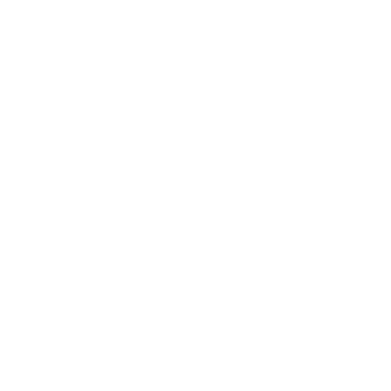
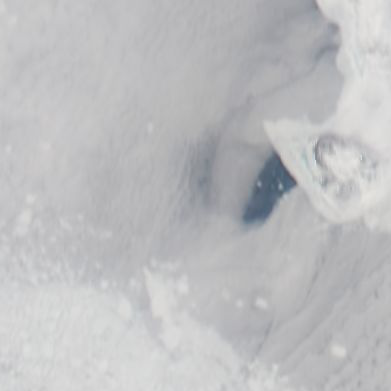
Two versions of the same layered image (391px x 391px). Layer-by-layer changes:
added layer "171_bering_strait_100km_20120523.aqua.truecolor.250m" above "landfast ice" over [left=0, top=0, right=391, bottom=391]
